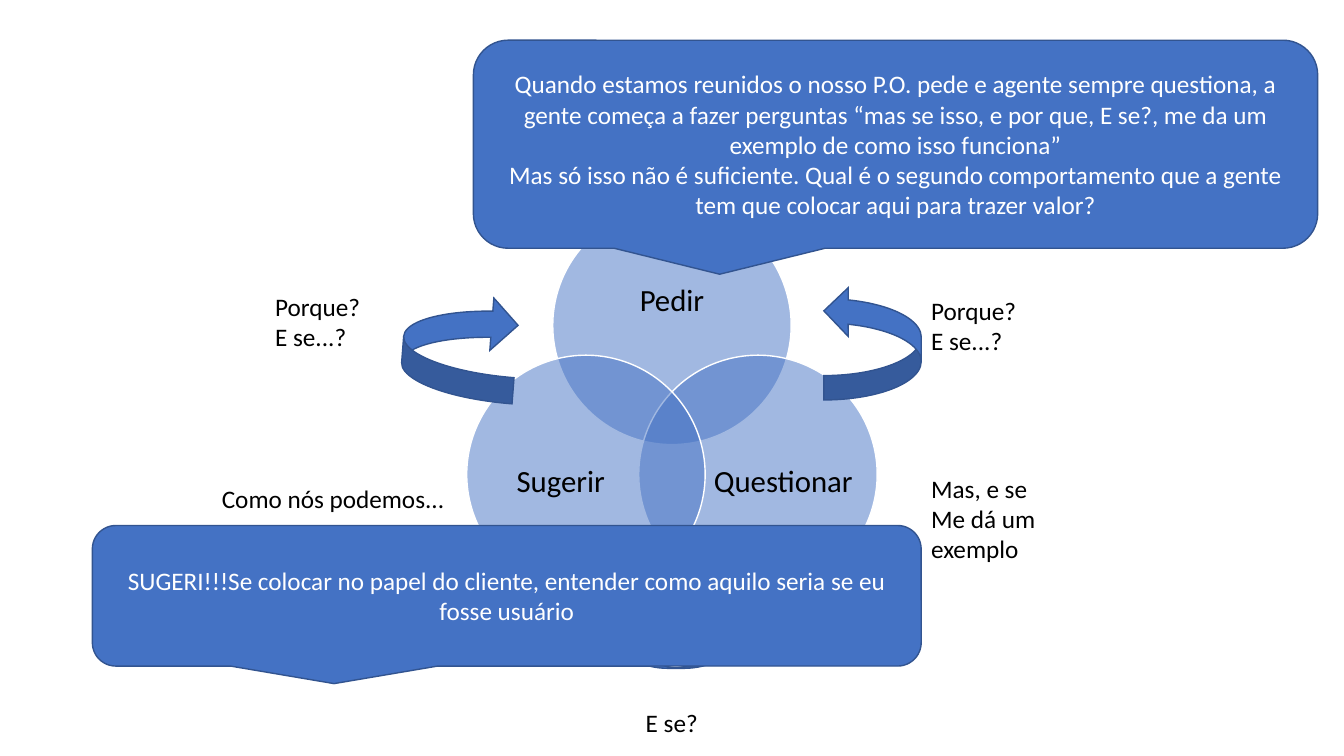
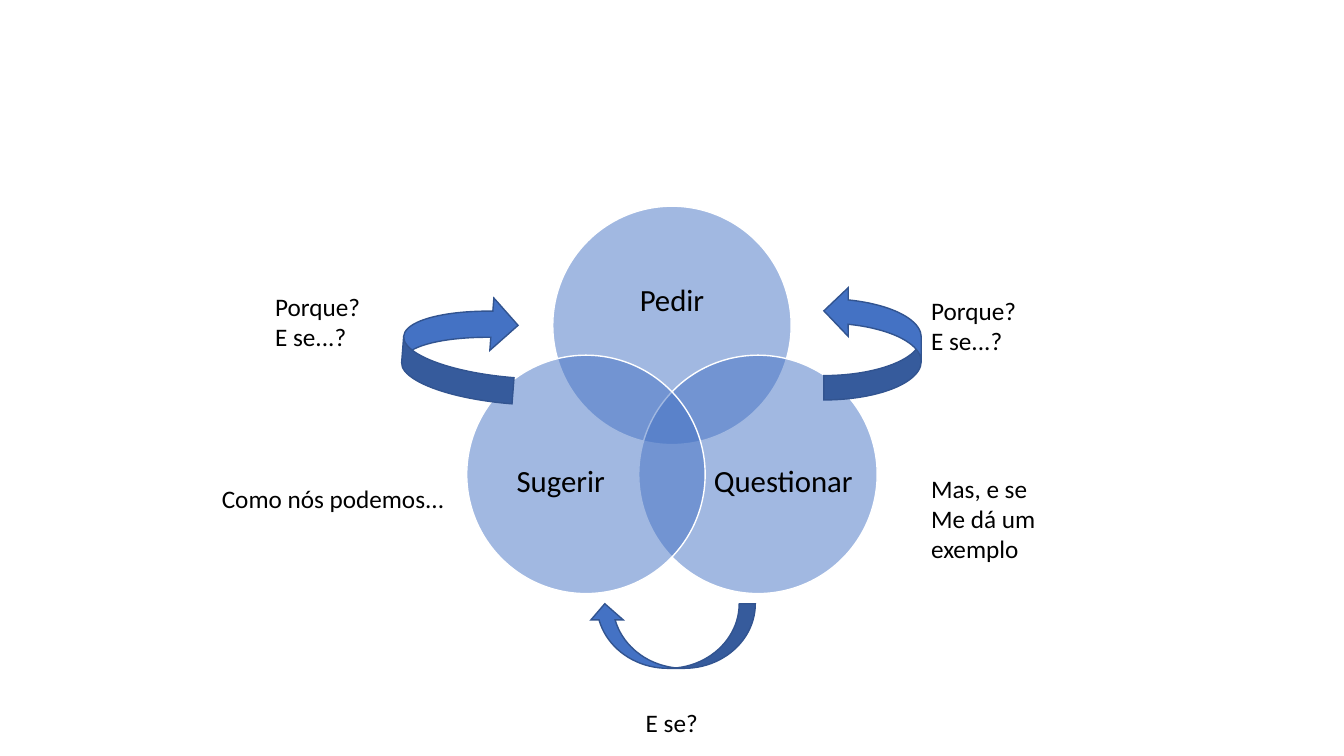
Before and after one commit to carlos-oliver/documentacao, a slide deck: slide 4 of Apresentação1.pptx (slide 10 before the commit). Drawn at 1344x756 pixels with LibreOffice and Linux fonts; fonts in the diff are those of the drawing. Boxes give left, top, right and bottom in pixels: in the first picture for what was removed or moved away, otherwise in the second. Text is boxed around its words. In the diff, an @@ line names an element or a change of style, - is before the commit and + after.

```diff
--- a/Apresentação1.pptx
+++ b/Apresentação1.pptx
@@ rounded speech box removed at <box>474,40,1319,248</box> @@
-Quando estamos reunidos o nosso P.O. pede e agente sempre questiona, a gente começa a fazer perguntas “mas se isso, e por que, E se?, me da um exemplo de como isso funciona”
-Mas só isso não é suficiente. Qual é o segundo comportamento que a gente tem que colocar aqui para trazer valor?
@@ rounded speech box removed at <box>93,525,922,665</box> @@
-SUGERI!!!Se colocar no papel do cliente, entender como aquilo seria se eu fosse usuário
```
Also in this commit, not shown: 10 other slides changed, 3 slides removed.
